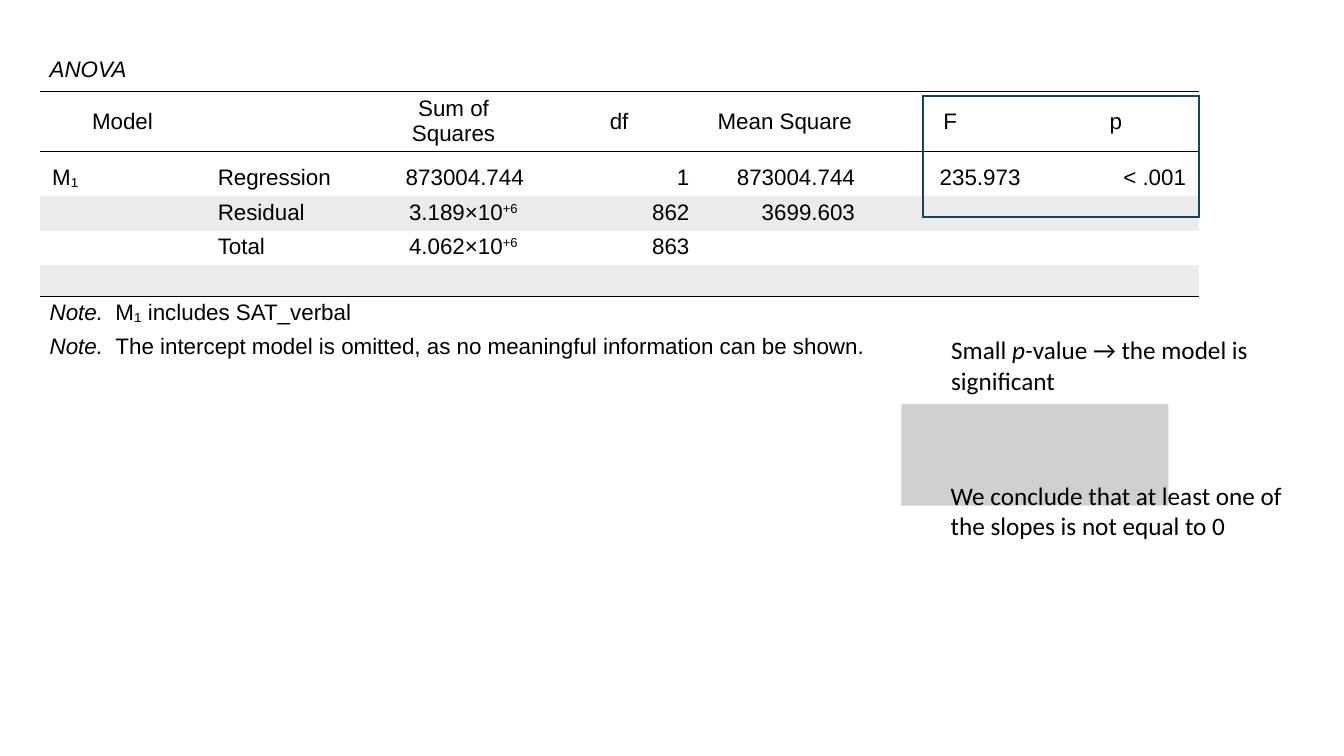
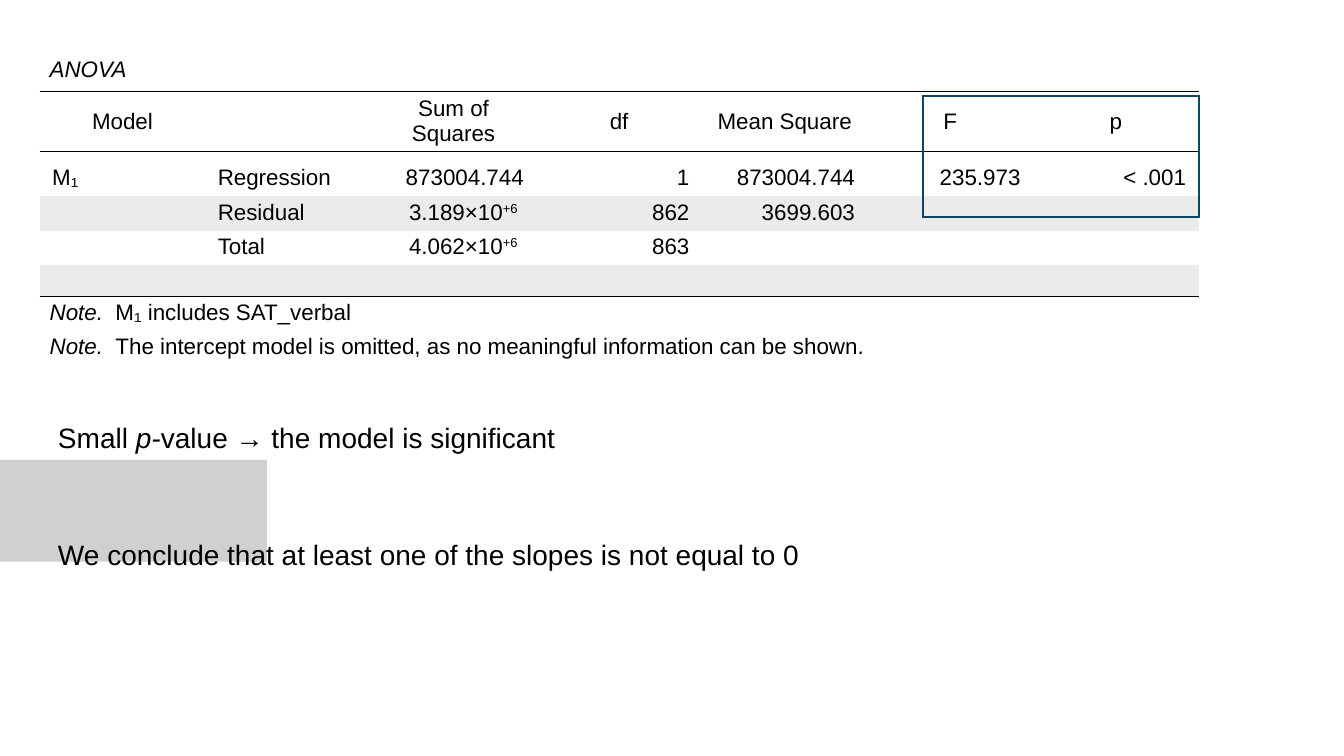
Before and after one commit to issues-osu/statsii-spring2026, a slide deck: slide 61 of slides/MLR/lecture.pptx. Drawn at 1344x756 pixels with LibreOffice and Linux fonts; fonts in the diff are those of the drawing; grey boxes stand for pictures. Boxes give left, top, right and bottom in pixels: in the first picture for what was removed or moved away, otherwise in the second. Text is boxed around its words. In the diff, an @@ line names an element or a change of style, - is before the commit and + after.

```diff
--- a/slides/MLR/lecture.pptx
+++ b/slides/MLR/lecture.pptx
@@ picture removed at (901,404,1169,506) @@
@@ text at (58,427,555,453): text changed; size 18 to 20 pt; font Calibri to Arial @@
-Small p-value → the model is
-significant
+Small p-value → the model is significant
@@ picture added at (0,460,267,562) @@
@@ text at (58,543,799,570): text changed; size 18 to 20 pt; font Calibri to Arial @@
-We conclude that at least one of
-the slopes is not equal to 0
+We conclude that at least one of the slopes is not equal to 0
```
Also in this commit, not shown: 90 other slides changed, 5 slides added, 4 slides removed.
